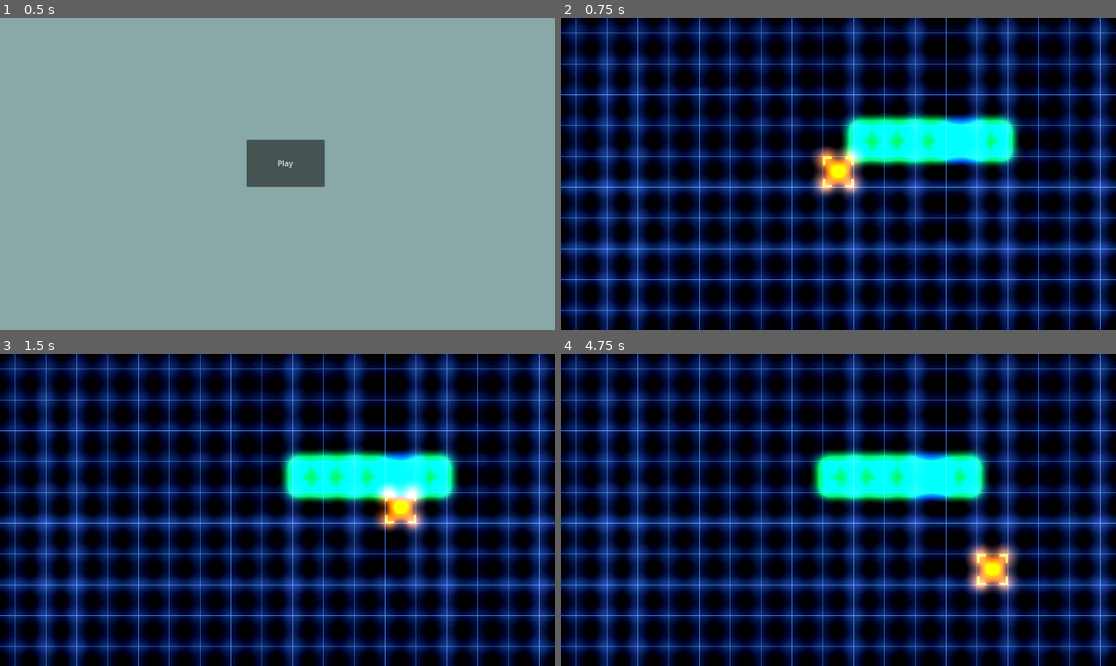
Above: before the commit, frames 1-4 (two rows, left to right).
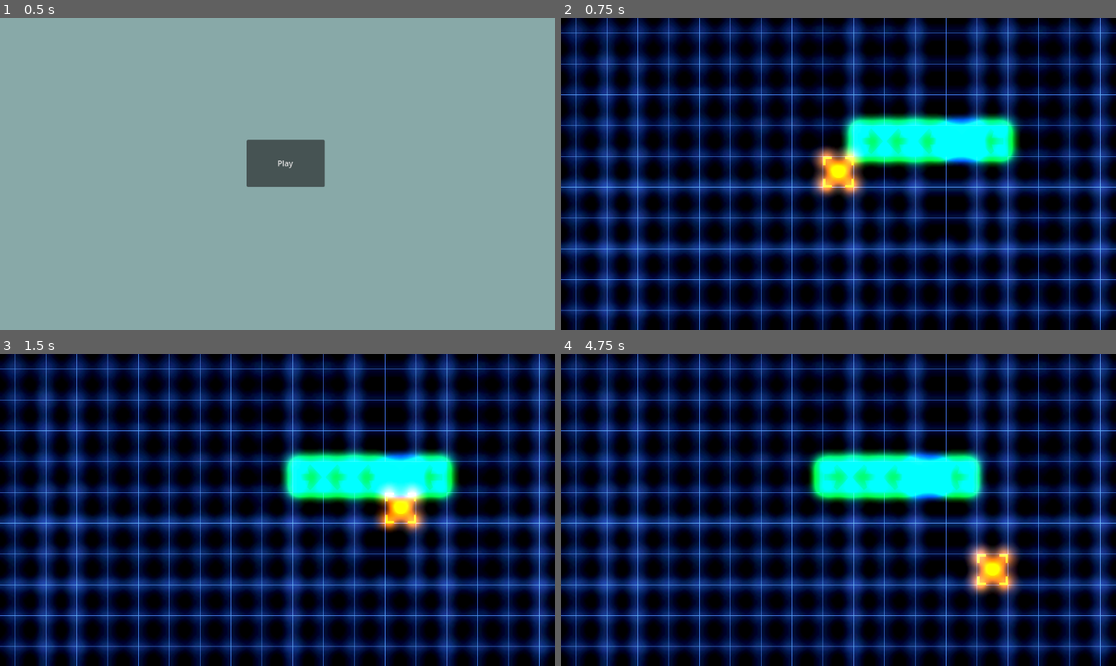
Above: after the commit, the same moments.

Repository: AthertonRoamer/CellGame
Game: Godot game, scene res://menu.tscn
Two runs of this game, one before a commit and one after it. Both use one fixed random seed, a clock stepped at 60 frames per second and the inputs below.
Inputs (mouse positions are in pixels of both pictures, inside the frame that each line leads up to):
- Up to frame 1 (0.5 s): no input
- Up to frame 2 (0.75 s): click "Play" at 0.5 s
- Up to frame 3 (1.5 s): tap Enter at 1.25 s; move the mouse to (399, 494) at 1.27 s
- Up to frame 4 (4.75 s): tap Space at 2 s; move the mouse to (727, 525) at 2.02 s; move the mouse to (894, 441) at 2.77 s; move the mouse to (810, 572) at 3.52 s; move the mouse to (1005, 556) at 4.27 s

Frame 1 is identical in both runs. In frame 2, 1.5% of the frame differs, in the area x 46-83%, y 33-58%; in frame 3, 1.5%; in frame 4, 2.4%, in the area x 44-83%, y 31-78%.

Commit message:
added acid cell filler art

Diff:
--- a/CellGame/world.tscn
+++ b/CellGame/world.tscn
@@ -29,6 +29,9 @@
 offset_bottom = 960.0
 color = Color(0, 0, 0, 1)
 
+[node name="Grid" parent="." instance=ExtResource("8_1bidu")]
+line_color = Color(0.294118, 0.494118, 1, 1)
+
 [node name="MoverCell1" parent="." instance=ExtResource("2_u507c")]
 position = Vector2(640, 256)
 
@@ -48,12 +51,8 @@
 position = Vector2(832, 256)
 
 [node name="ChangeTimer" type="Timer" parent="."]
-one_shot = true
 
 [node name="Selector" parent="." instance=ExtResource("4_m6we1")]
-
-[node name="Grid" parent="." instance=ExtResource("8_1bidu")]
-line_color = Color(0.294118, 0.494118, 1, 1)
 
 [node name="WorldEnvironment" type="WorldEnvironment" parent="."]
 environment = SubResource("Environment_fwdmj")
Binary file added: CellGame/art/filler_acid_cell.png
Not shown, added: CellGame/art/filler_acid_cell.png.import
